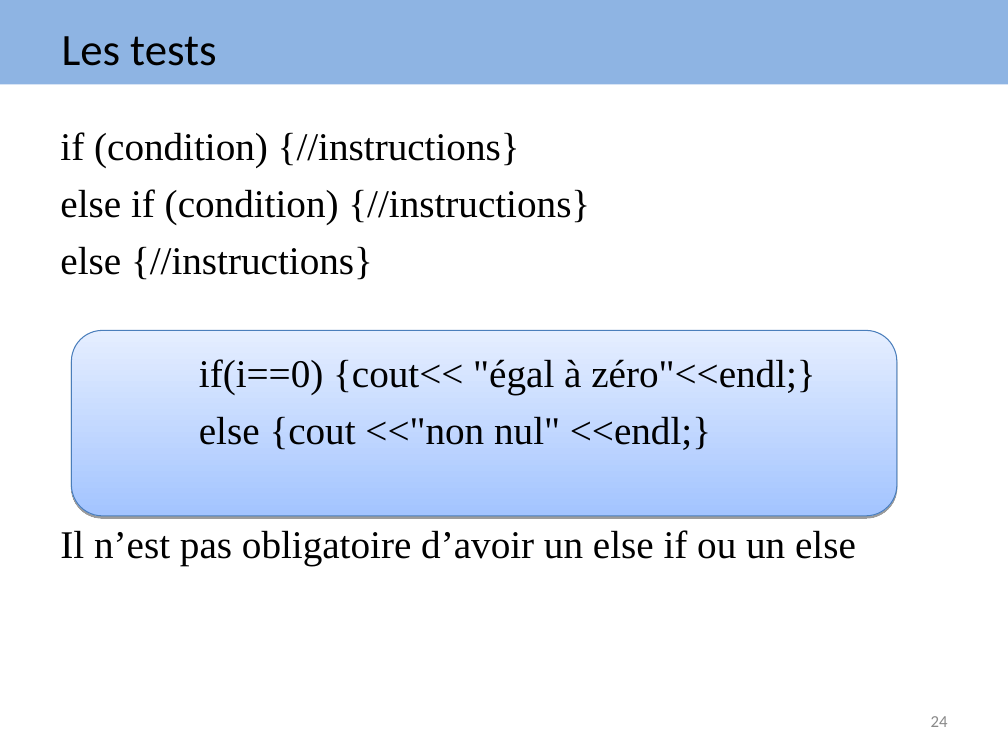
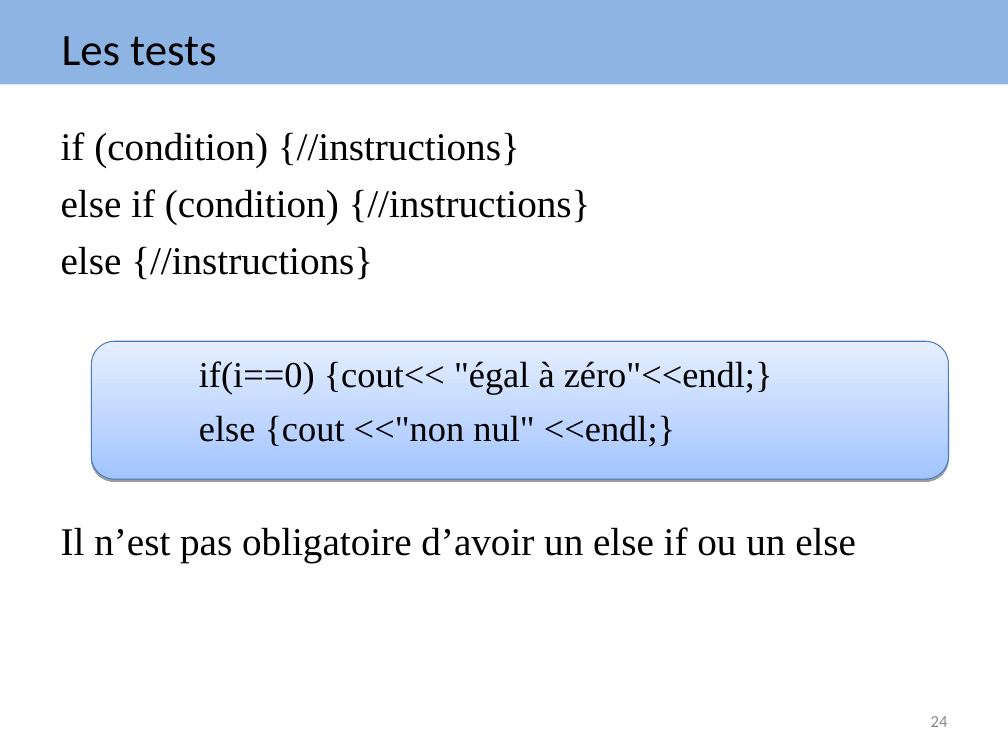
Before and after one commit to arnaudbirk/Formation-CPlusPlus, a slide deck: slide 24 of cours/Formation EVAFI C++.ppt. Drawn at 1008x756 pixels with LibreOffice and Linux fonts; fonts in the diff are those of the drawing. Boxes give left, top, right and bottom in pixels: in the first picture for what was removed or moved away, otherwise in the second. Text is boxed around its words. In the diff, an @@ line names an element or a change of style, - is before the commit and + after.

```diff
--- a/cours/Formation EVAFI C++.ppt
+++ b/cours/Formation EVAFI C++.ppt
@@ text "if (condition) {//instructions}" at (61, 132, 856, 562): size 28 to 26 pt in "if(i==0) {cout<< "égal à zéro"<<endl;}", "else {cout <<"non nul" <<endl;}" @@
@@ rounded rectangle: place and size @@
-rounded rectangle at (72, 331, 897, 516)
+rounded rectangle at (92, 342, 949, 480)
```
Also in this commit, not shown: 103 other slides changed, 2 slides added, 1 slide removed, 4 other files.
